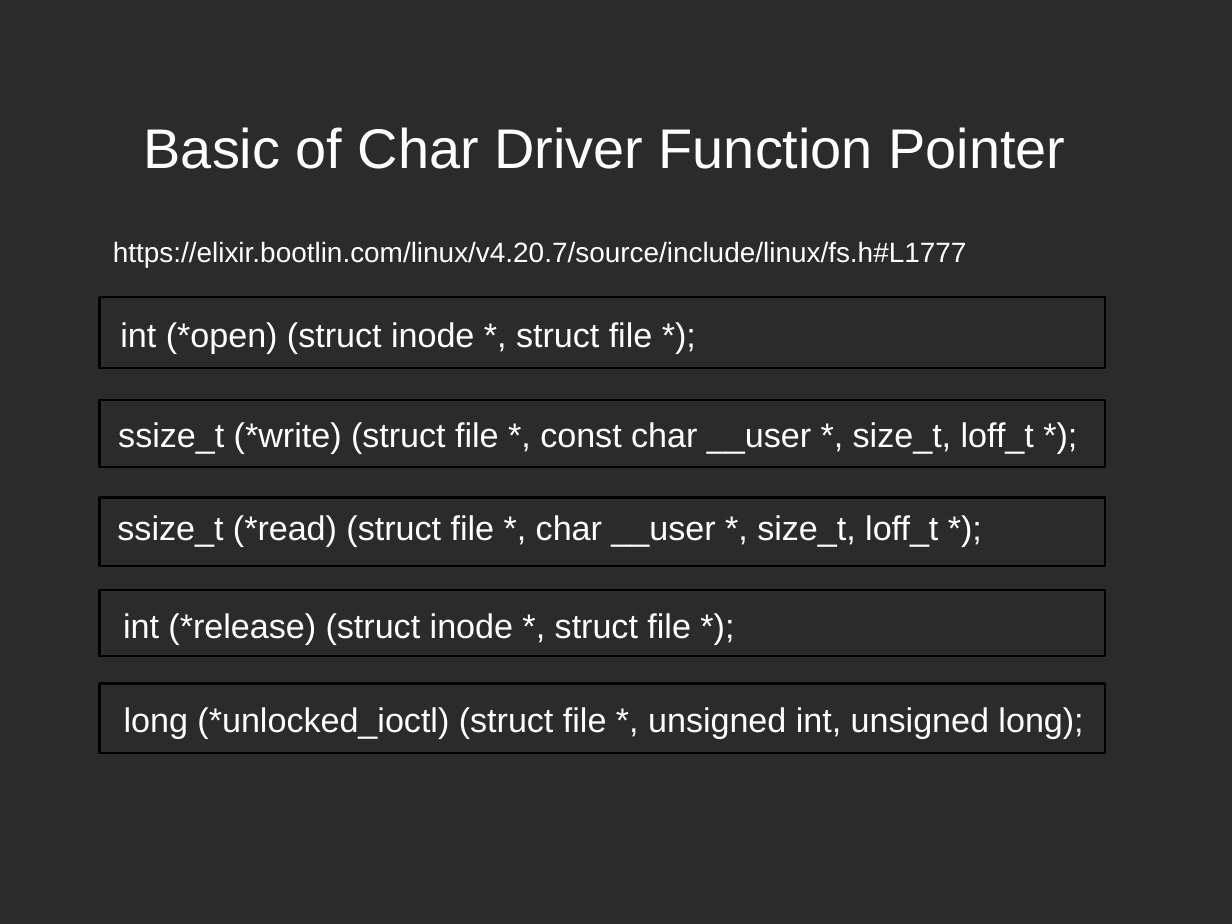
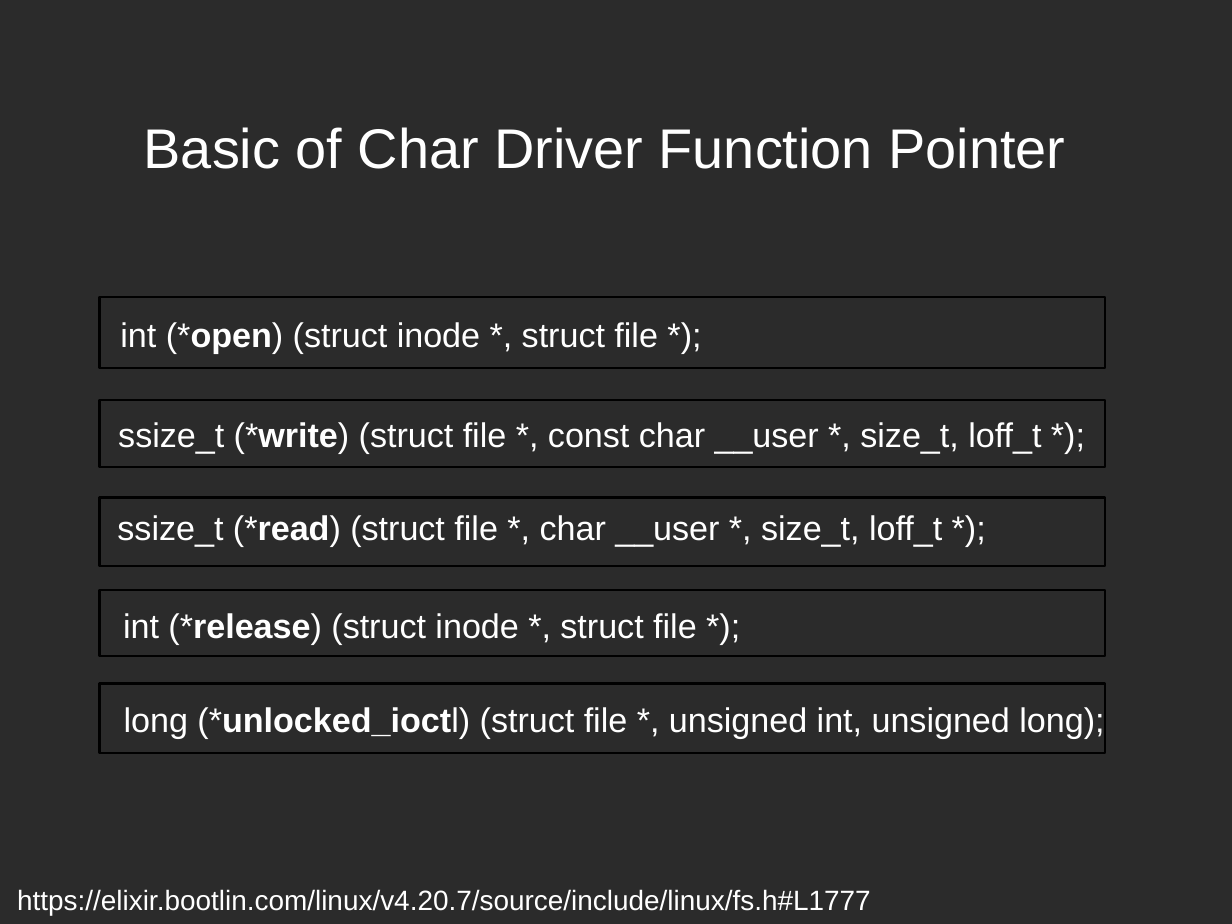
Before and after one commit to xlloss/embedded_linux_cadtc, a slide deck: slide 31 of linux_driver/present/2-driver-basic/2-2_Char_Drivers.odp (slide 30 before the commit). Drawn at 1232x924 pixels with LibreOffice and Linux fonts; fonts in the diff are those of the drawing; background and template pictures are left out; a plain dark background stands for a picture behind light text. Boxes give left, top, right and bottom in pixels: in the first picture for what was removed or moved away, otherwise in the second. Text is boxed around its words. In the diff, an @@ line names an element or a change of style, - is before the commit and + after.

```diff
--- a/linux_driver/present/2-driver-basic/2-2_Char_Drivers.odp
+++ b/linux_driver/present/2-driver-basic/2-2_Char_Drivers.odp
@@ text "int (*open) (struct inode *, ..." at <box>120,322,658,354</box>: bold on in "(*open)" @@
@@ text "ssize_t (*write) (struct file *, ..." at <box>118,422,1041,454</box>: bold on in "(*write)" @@
@@ text "ssize_t (*read) (struct file *, ..." at <box>117,515,942,547</box>: bold on in "(*read)" @@
@@ text "int (*release) (struct inode *, ..." at <box>123,613,697,645</box>: bold on in "(*release)" @@
@@ text "long (*unlocked_ioctl) (struct file *, ..." at <box>124,707,1104,738</box>: bold on in "(*unlocked_ioctl)" @@
@@ text "https://elixir.bootlin.com/linux/v4.20.7/source/include/linu ...": place and size @@
-text "https://elixir.bootlin.com/linux/v4.20.7/source/include/linu ..." at <box>113,241,967,267</box>
+text "https://elixir.bootlin.com/linux/v4.20.7/source/include/linu ..." at <box>17,889,871,916</box>
```
Also in this commit, not shown: 11 other slides changed, 1 slide added, 1 slide removed, 27 other files.
